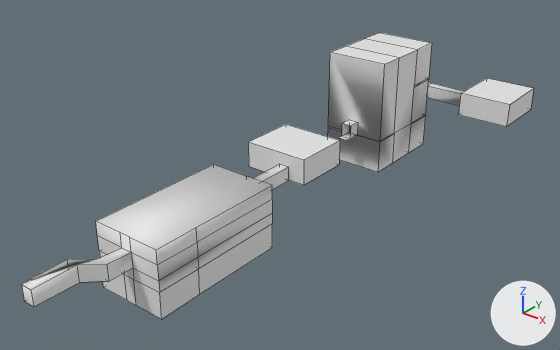
The FBX model Assets/Game/Art/Caves/Models/cave3.fbx as it was, and as the next commit left it.
Rendered twice from a camera (50 mm lens) standing at (87.2, -141.5, 68.0) and looking at (0.9, -33.7, 1.2). The axes (+X, +Y, +Z) are drawn at lower right. The lights are the same throughout. The picture after the commit comes second. Mesh edges are drawn as thin lines. Where no turn or scale is listed for an object, it has been applied to the vertices. Vertices at exactly the same position are counted once.

In view in the first picture: 'r_cave3'.
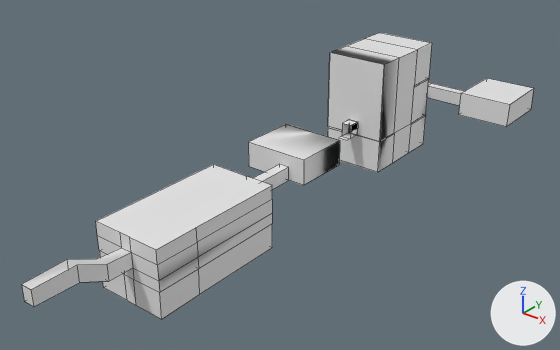
The change in detail:
me_cube_006 is used by ob_r_cave3; location (0.0, 0.0, 0.0).
me_cube_006 had 188 vertices, 145 faces and spanned x -9.4..23.4, y -91.1..37.1, z -8.6..16.9.
me_cube_006 now has 219 vertices, 168 faces and spans x -9.4..23.4, y -91.1..37.1, z -8.6..16.9.
Part 1, on me_cube_006:
2 vertices are removed from x -3.4..-1.1, y -5.7, z 2.2.
14 faces are deleted.
28 vertices are added at x -9.4..4.9, y -18.8..14.0, z -8.6..16.9.
5 new vertices lie (2.3, 0.0, 0.0) away from vertices in x -3.4, y -18.8..-2.9, z -1.0..2.3.
37 new faces join them.

What differs and where, as boxes (x1, y1, x2, y2) in the pictures (560 x 350 px):
part 1 of me_cube_006, built on: before (327, 43, 432, 172); after (287, 43, 432, 172)
